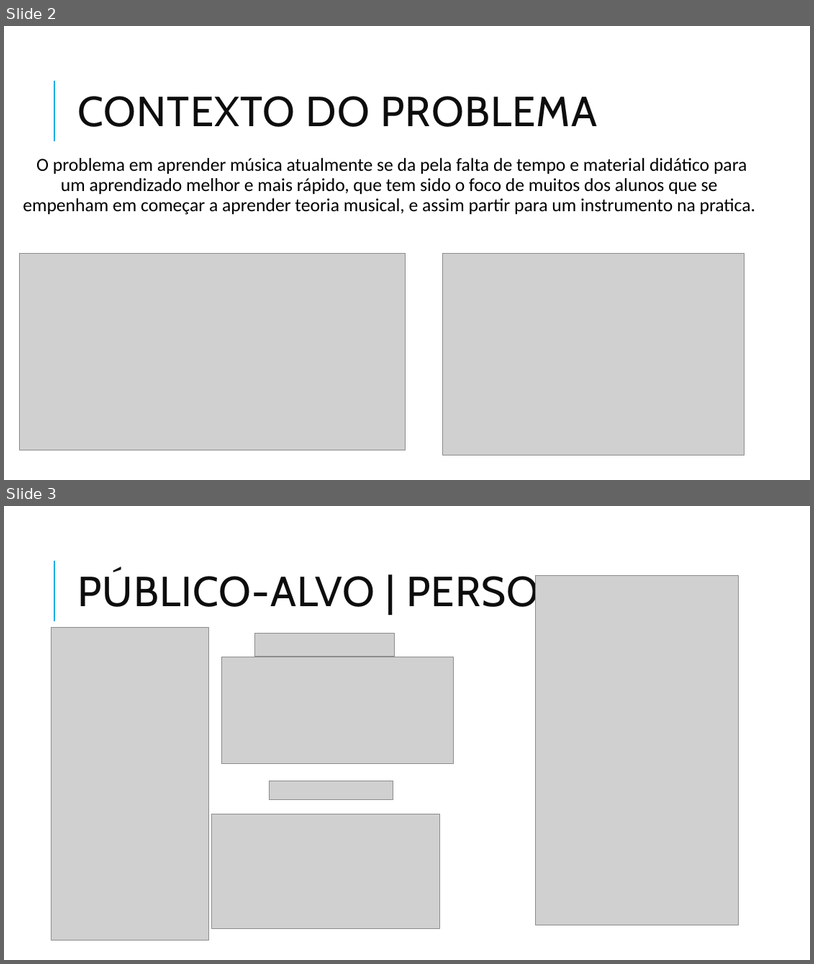
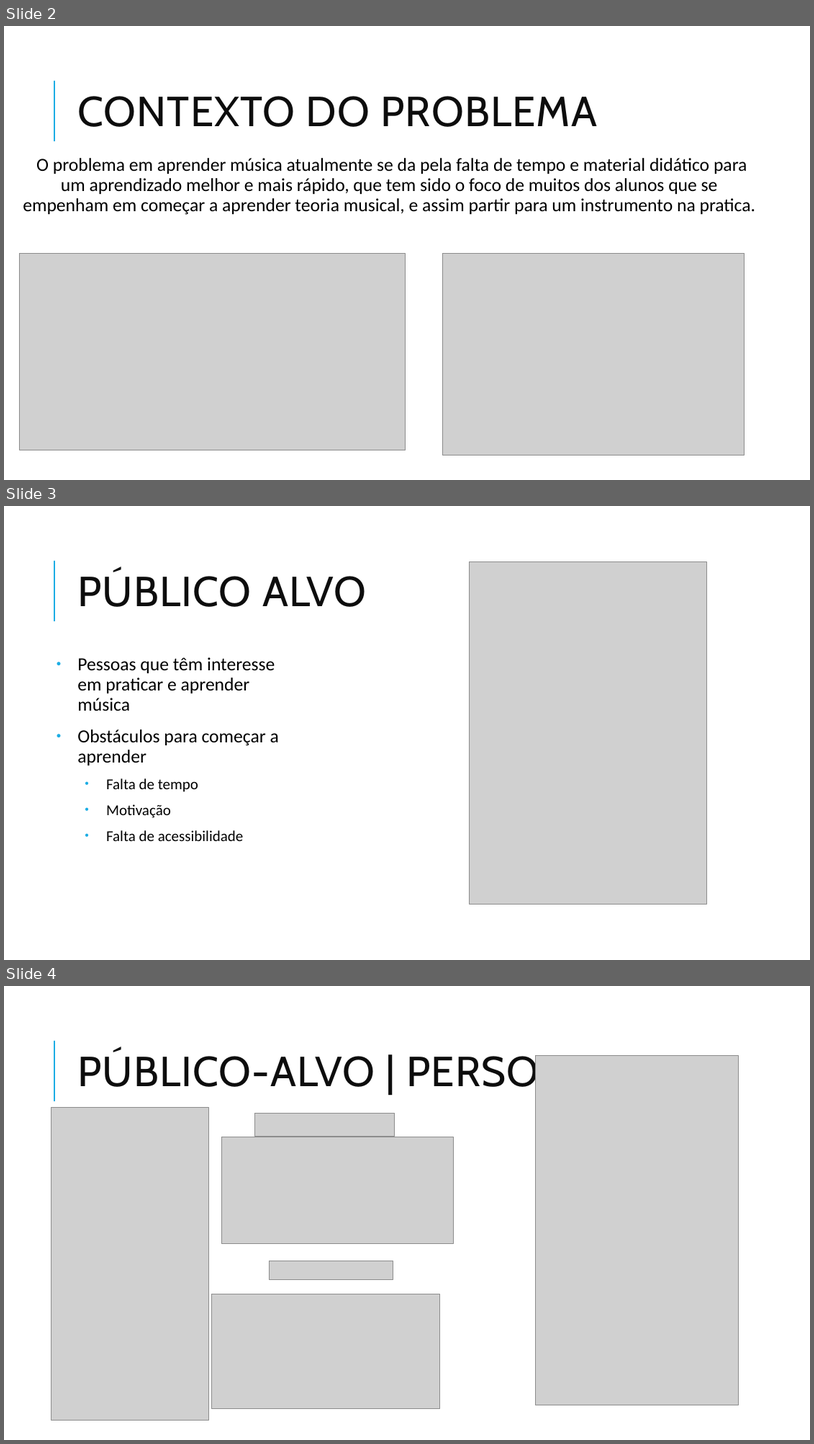
Before and after one commit to ICEI-PUC-Minas-PMGCC-TI/ti-1-pmg-cc-t-20231-dificuldade-em-aprender-musica, a slide deck: docs/apresentacao/Slide_TI_FrontEnd.pptx. Shown one above the other, each under a label of ours: slides 2 and 3 before the commit, slides 2, 3 and 4 after it. The pictures are 814x964 and 814x1444 pixels, drawn with LibreOffice and Linux fonts; fonts in the diff are those of the drawing; grey boxes stand for pictures. Boxes give left, top, right and bottom in pixels: in the first picture for what was removed or moved away, otherwise in the second. Text is boxed around its words. In the diff, an @@ line names an element or a change of style, - is before the commit and + after.

```diff
--- a/docs/apresentacao/Slide_TI_FrontEnd.pptx
+++ b/docs/apresentacao/Slide_TI_FrontEnd.pptx
@@ slide 3 added at <box>4,506,810,960</box>, background #FFFFFF; not listed: 1 template element that a slide beside it also shows @@
@@ picture added at <box>469,562,707,904</box> @@
@@ title added at <box>77,571,366,607</box>, 50 pt, text #0D0D0D @@
+PÚBLICO ALVO
@@ text added at <box>77,657,279,841</box>, 22 pt, text #000000 @@
+● Pessoas que têm interesse em praticar e aprender música
+● Obstáculos para começar a aprender
+  • Falta de tempo
+  • Motivação
+  • Falta de acessibilidade
@@ what was slide 3 is now slide 4 @@
```
Also in this commit, not shown: 3 slides changed, 1 other slide added, 1 slide removed.
